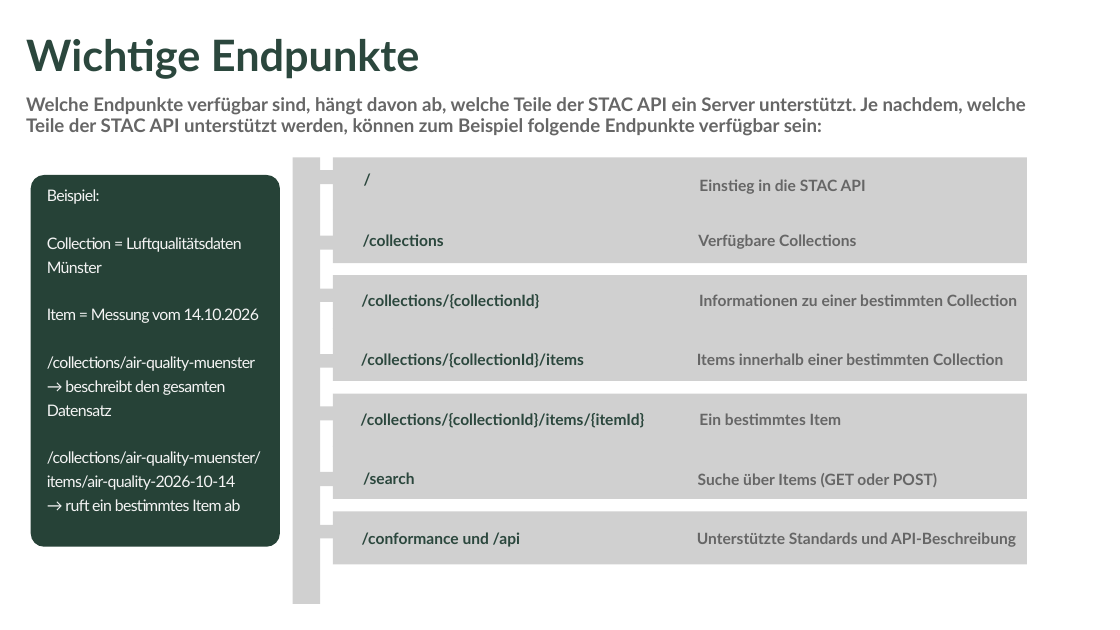
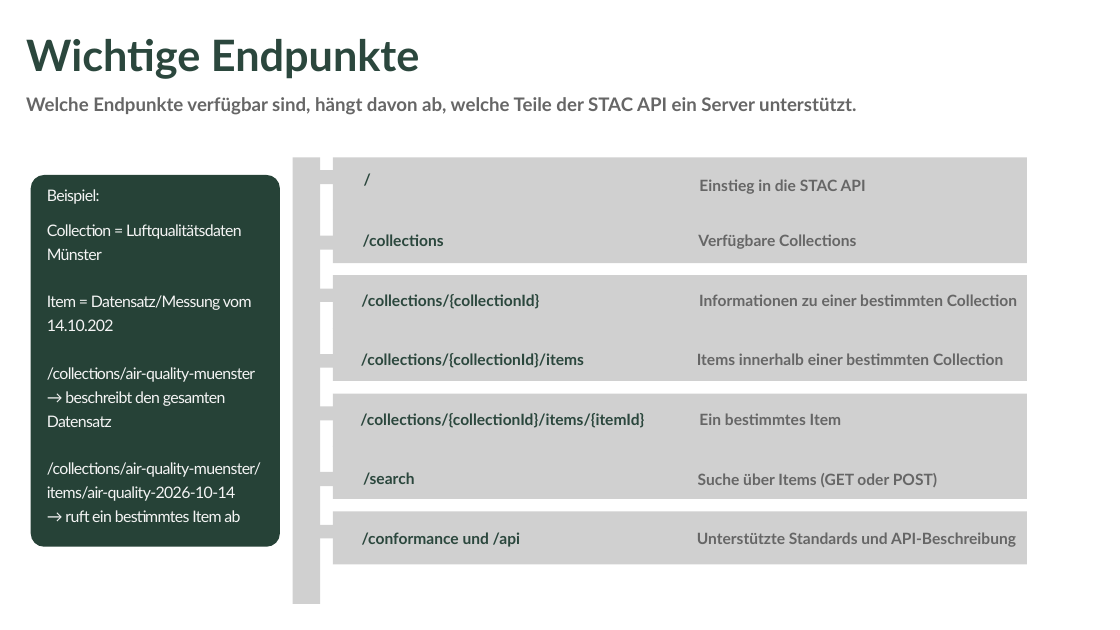
Before and after one commit to Geosoft2/geosoft2-2026, a slide deck: slide 5 of stac-api-spezifikation/STAC API Spezifikation.pptx. Drawn at 1120x630 pixels with LibreOffice and Linux fonts; fonts in the diff are those of the drawing; grey boxes stand for pictures; background and template pictures are left out. Boxes give left, top, right and bottom in pixels: in the first picture for what was removed or moved away, otherwise in the second. Text is boxed around its words. In the diff, an @@ line names an element or a change of style, - is before the commit and + after.

Commit message:
Update STAC API presentation

```diff
--- a/stac-api-spezifikation/STAC API Spezifikation.pptx
+++ b/stac-api-spezifikation/STAC API Spezifikation.pptx
@@ text at (x1=26, y1=97, x2=856, y2=115): text changed @@
-Welche Endpunkte verfügbar sind, hängt davon ab, welche Teile der STAC API ein Server unterstützt. Je nachdem, welche Teile der STAC API unterstützt werden, können zum Beispiel folgende Endpunkte verfügbar sein:
+Welche Endpunkte verfügbar sind, hängt davon ab, welche Teile der STAC API ein Server unterstützt.
@@ text at (x1=47, y1=295, x2=252, y2=331): text changed @@
-Item = Messung vom 14.10.2026
+Item = Datensatz/Messung vom 14.10.202
```
Also in this commit, not shown: 4 other slides changed, 1 slide removed.
